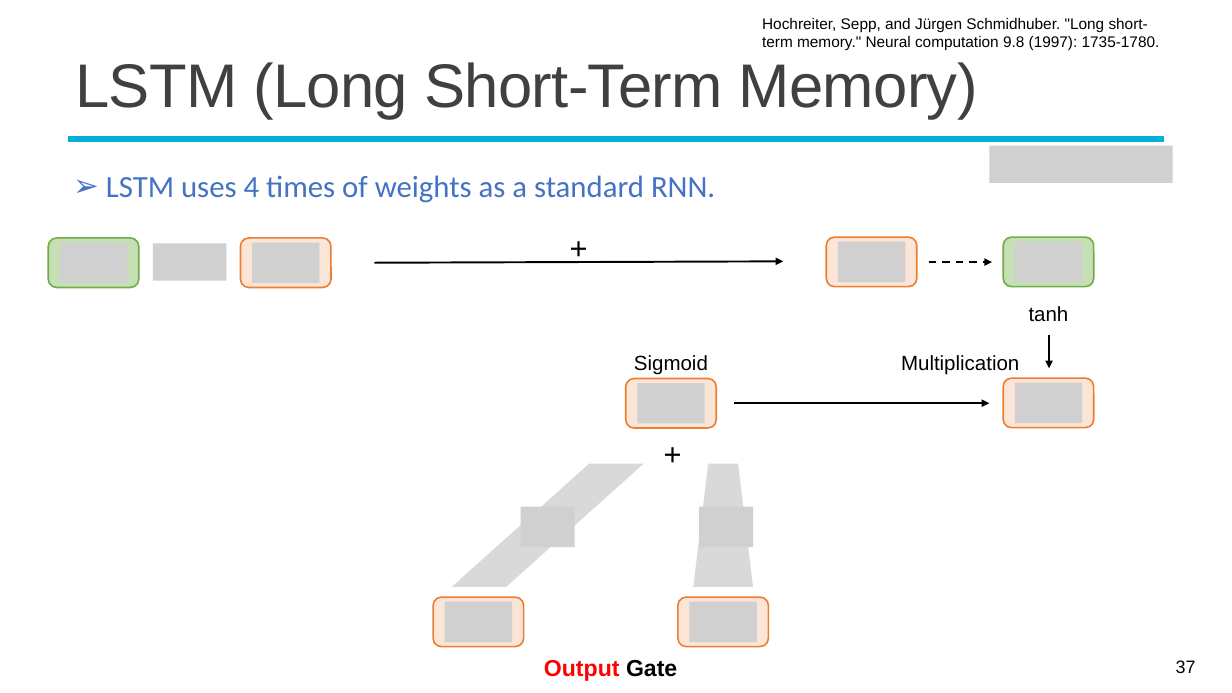
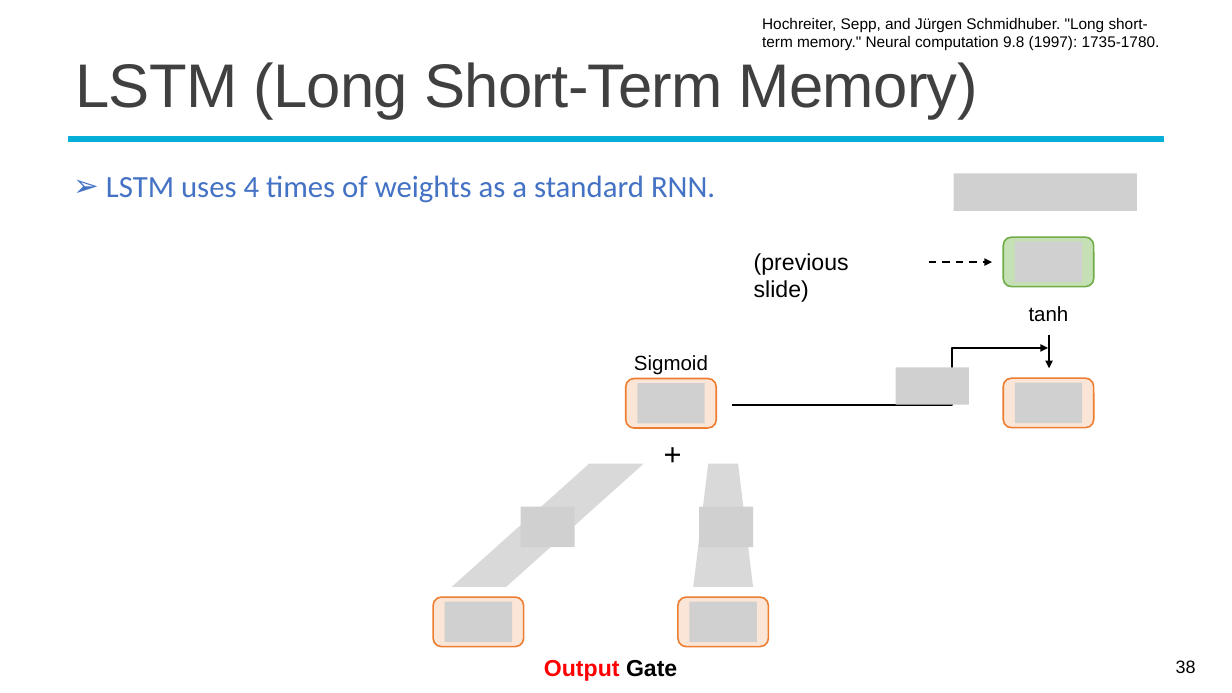
Before and after one commit to mcps5601/CGUDL_2025_fall, a slide deck: slide 38 of slides/rnn_1022.pptx (slide 37 before the commit). Drawn at 1232x693 pixels with LibreOffice and Linux fonts; fonts in the diff are those of the drawing; grey boxes stand for pictures; background and template pictures are left out. Boxes give left, top, right and bottom in pixels: in the first picture for what was removed or moved away, otherwise in the second. Text is boxed around its words. In the diff, an @@ line names an element or a change of style, - is before the commit and + after.

Commit message:
feat: update w8 slide

```diff
--- a/slides/rnn_1022.pptx
+++ b/slides/rnn_1022.pptx
@@ picture removed at box(990, 146, 1174, 183) @@
@@ picture added at box(954, 174, 1138, 211) @@
@@ rounded rectangle removed at box(48, 238, 139, 288) @@
@@ rounded rectangle removed at box(240, 238, 331, 288) @@
@@ text removed at box(561, 224, 597, 270) @@
-+
@@ rounded rectangle removed at box(826, 238, 917, 287) @@
@@ picture removed at box(60, 242, 128, 283) @@
@@ picture removed at box(152, 243, 226, 280) @@
@@ picture removed at box(252, 242, 320, 283) @@
@@ arrow removed from (374, 262) to (784, 262) @@
@@ text added at box(754, 253, 849, 302), 18 pt, text #000000 @@
+(previous slide)
@@ picture removed at box(838, 242, 906, 283) @@
@@ elbow arrow added from (732, 405) to (1048, 348), #000000 1.5 pt @@
@@ text removed at box(901, 355, 1019, 375) @@
-Multiplication
@@ picture added at box(896, 368, 970, 405) @@
@@ arrow removed from (734, 403) to (990, 403) @@
@@ page number at box(1176, 660, 1196, 673): text changed @@
-37
+38
```
Also in this commit, not shown: 8 other slides changed, 3 slides added, 2 slides removed, 1 other file.
